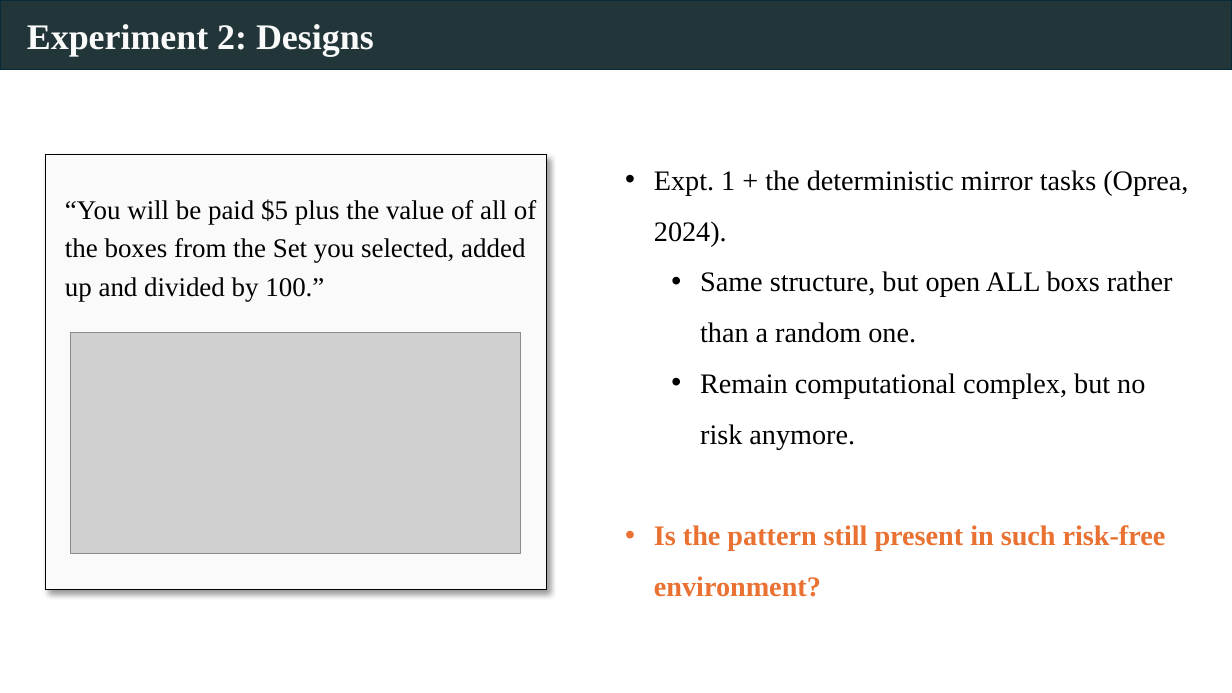
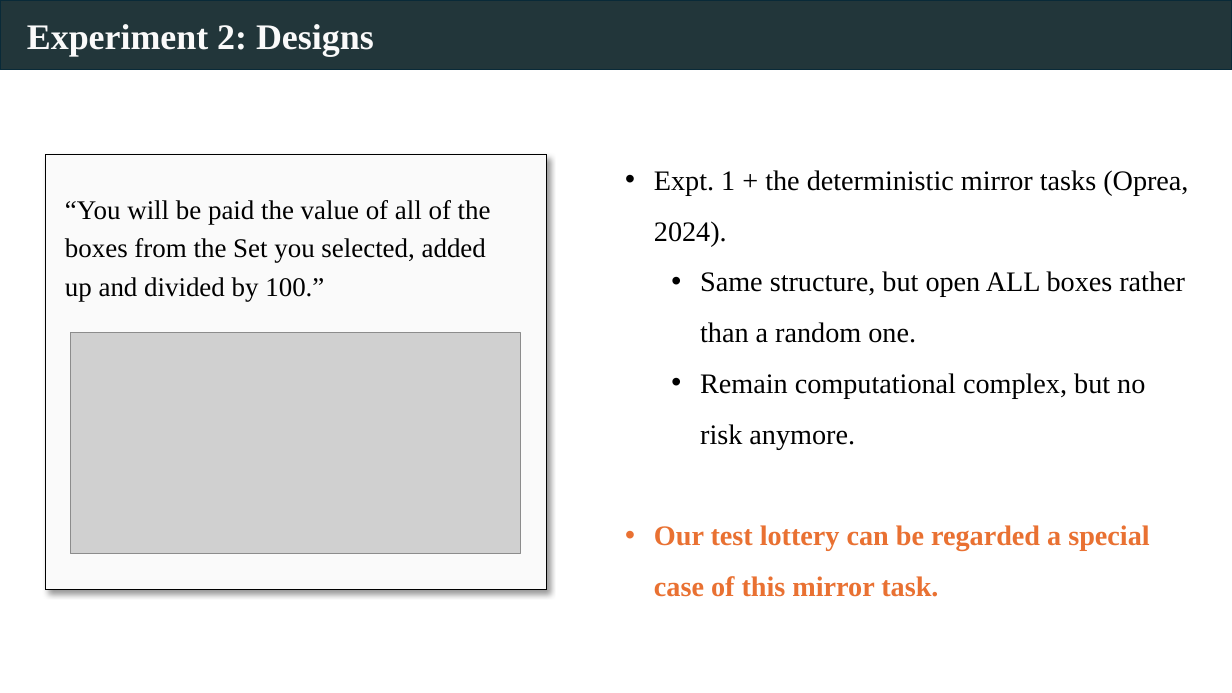
Before and after one commit to Jilong-Wu-Econ/Jilong-Wu-Econ.github.io, a slide deck: slide 16 of bric.pptx (slide 15 before the commit). Drawn at 1232x693 pixels with LibreOffice and Linux fonts; fonts in the diff are those of the drawing; grey boxes stand for pictures. Boxes give left, top, right and bottom in pixels: in the first picture for what was removed or moved away, otherwise in the second. Text is boxed around its words. In the diff, an @@ line names an element or a change of style, - is before the commit and + after.

```diff
--- a/bric.pptx
+++ b/bric.pptx
@@ text at [65,200,491,302]: text changed @@
-“You will be paid $5 plus the value of all of the boxes from the Set you selected, added up and divided by 100.”
+“You will be paid the value of all of the boxes from the Set you selected, added up and divided by 100.”
@@ text at [700,271,1185,343]: text changed @@
-  • Same structure, but open ALL boxs rather than a random one.
+  • Same structure, but open ALL boxes rather than a random one.
@@ text at [654,525,1149,597]: text changed @@
-• Is the pattern still present in such risk-free environment?
+• Our test lottery can be regarded a special case of this mirror task.
```
Also in this commit, not shown: 15 other slides changed, 2 slides added.
